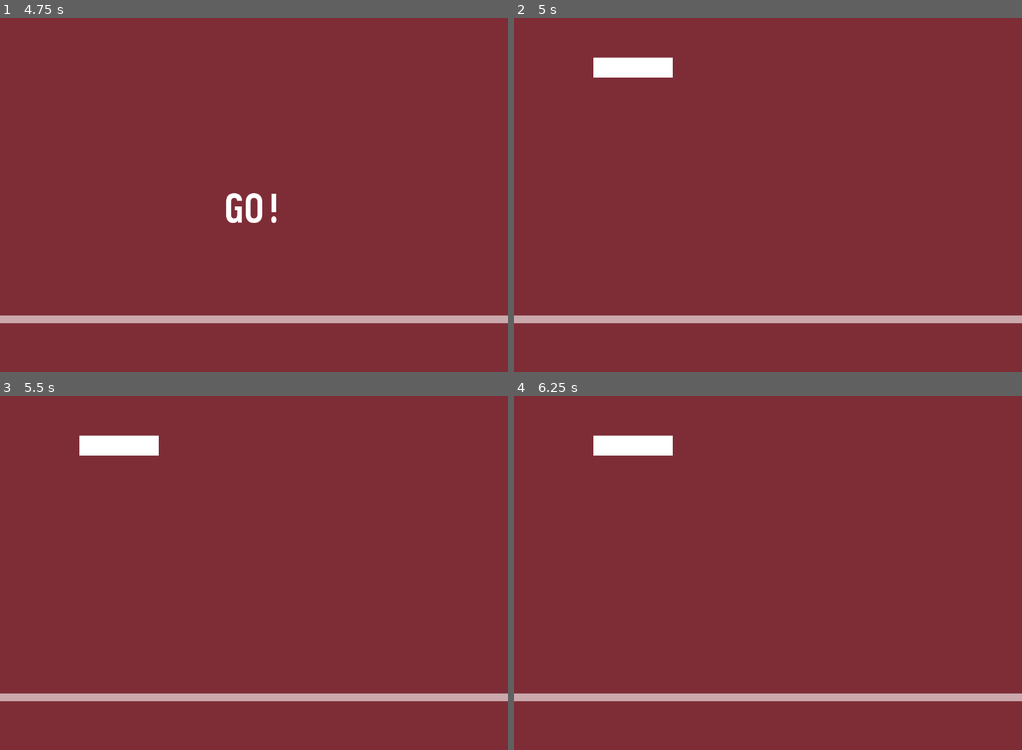
Above: before the commit, frames 1-4 (two rows, left to right).
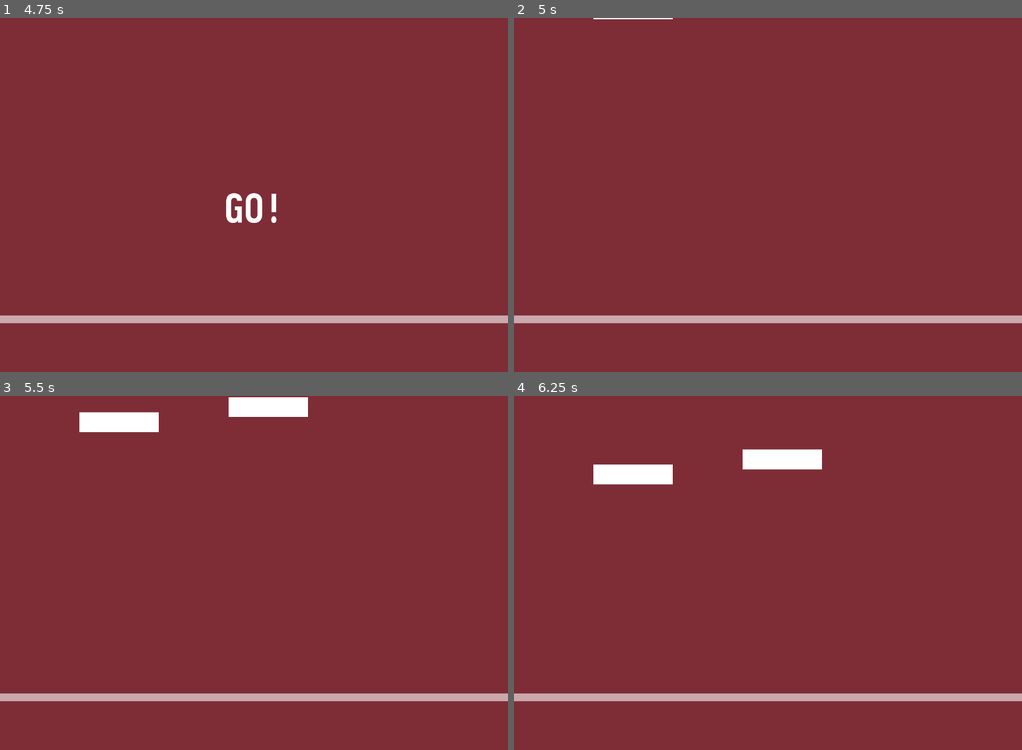
Above: after the commit, the same moments.

Repository: codemonsters/re-play
Game: Godot game, scene res://Main.tscn
Two runs of this game, one before a commit and one after it. Both use one fixed random seed, a clock stepped at 60 frames per second and the inputs below.
Inputs:
- Up to frame 1 (4.75 s): tap Enter at 0.5, 2.75, 4.25 s; tap Space at 1.25, 3.5 s
- Up to frame 2 (5 s): no input
- Up to frame 3 (5.5 s): no input
- Up to frame 4 (6.25 s): no input

Frame 1 is identical in both runs. In frame 2, 1.0% of the frame differs, in the area x 15-32%, y 0-17%; in frame 3, 2.7%; in frame 4, 2.7%, in the area x 15-61%, y 11-26%.

Commit message:
meh

Diff:
--- a/src/minigames/rythm/Main.gd
+++ b/src/minigames/rythm/Main.gd
@@ -4,20 +4,21 @@
 var current_countdown = 4
 var game_started = false
 
-var counter = 0 # Dentro de la lista notes_queue, que elemento coger despues
+# Constante velocidad (nº de ticks para bajar las piezas)
+const speed_ticks = 20
+
+var counter = 0 # Dentro de la lista notes_queue, qué elemento coger despues
 var left = 0 # Cuantos ticks quedan antes pasar al siguiente elemento de la lista notes_queue
 
+# Lo mismo, pero unos pocos ticks adelantado para colocar las piezas fuera de la pantalla
+var counter_pieces = speed_ticks - 1
+var left_pieces = 0
+
 var notes_queue = [] # Array de notas a tocar durante la partida
-# El formato del array anterior es el siguiente:
+# El formato de cada uno de los elementos del array anterior es el siguiente:
 #  - Hay dos elementos
 #  - El primero de estos elementos indica el tiempo en ticks que deben durar las notas
 #  - El segundo es un array con los números de las notas a reproducir (números en base a la posición en el array "files" en tonos.json)
-
-var rectangles_queue = []
-# El formato del array anterior es el siguiente (dos elementos):
-#  - El primero de estos elementos indica la altura del rectángulo
-#  - El segundo indica el tiempo en ticks desde el inicio de la partida que deben pasar antes de posicionar el rectángulo a punto de entrar en pantalla
-# NOTA: Los rectángulos tardan 4 ticks en bajar desde que aparece su primer pixel hasta que tienen que sonar
 
 var notes # Referencia para obtener los nombres de los archivos de las notas y los acordes.
 var tempo # Segundos por TICK
@@ -31,11 +32,12 @@
 const bar_height = 20
 const piece_height = 50
 
-# Constante velocidad (nº de ticks para bajar las piezas)
-const speed_ticks = 20
+# FIXME Cambiar por los valores reales de tamaño
+const vheight = 1280
+const vwidth = 960
 
-# DEBUGGING
-var new_rect
+# Array of rects currently on screen.
+const rects = []
 
 var speed
 
@@ -51,13 +53,20 @@
 	randomize()
 	tempo = rand_range(0.2, 0.25)
 	# Nos llevó 25 minutos descubrir esta ecuación. No caigas en el mismo error de tratar de entenderla.
-	speed = (bar_distance + ((piece_height) / 2) - bar_height) / (speed_ticks * tempo)
+	# PD: La barra tiene que empezar en y = -piece_height
+	speed = (bar_distance + (piece_height/2.0) - bar_height) / (speed_ticks * tempo)
 	prepare_queues()
+	new_rect(200, -piece_height)
 
-	#DEBUGGING
-	new_rect = ColorRect.new()
+
+func new_rect(posx, posy=(-piece_height), sizey=50, sizex=200):
+	var new_rect = ColorRect.new()
 	$Background.add_child(new_rect)
-
+	new_rect.rect_position.x = posx
+	new_rect.rect_position.y = posy
+	new_rect.rect_size.x = sizex
+	new_rect.rect_size.y = sizey
+	rects.append(new_rect)
 
 
 func count_down():
@@ -111,13 +120,8 @@
 
 func _process(delta):
 	if game_started:
-		#$Background/ColorRect.rect_position.y = $Background/ColorRect.rect_position.y+speed*delta
-		#new_rect.rect_position.y = new_rect.rect_position.y+speed*delta
-		new_rect.rect_size.x = 200
-		new_rect.rect_size.y = 50
-		new_rect.rect_position.x = 200
-		new_rect.rect_position.y = 100
-
+		for rect in rects:
+			rect.rect_position.y = rect.rect_position.y + speed * delta
 
 func time_tick():
 	if current_countdown != 5:
@@ -125,6 +129,7 @@
 	else:
 		play_drum()
 		handle_notes()
+		handle_pieces()
 
 func handle_notes():
 	if left == 0:
@@ -143,6 +148,23 @@
 			play_piano(x)
 	else:
 		left -= 1
+
+func handle_pieces():
+	if left_pieces == 0:
+		if counter_pieces >= notes_queue.size():
+			return
+
+		var _queue_element = notes_queue[counter_pieces]
+		counter_pieces += 1
+
+		left_pieces = _queue_element[0]
+		var _notes = _queue_element[1]
+
+		for x in _notes:
+			new_rect((vwidth / 5.0) * (int(x) % 4))
+	else:
+		left -= 1
+
 
 func prepare_queues():
 	var previous_note = 2
@@ -164,29 +186,3 @@
 				notes_queue.append([time, _notes])
 				if _notes.size() > 0:
 					previous_note = _notes[0]
-	#print(notes_queue)
-
-# FIXME: EN LA VERSION FINAL QUITAR LO SIGUIENTE. DE MOMENTO LO DEJAMOS POR SI ACASO PASA ALGO... 😜
-func prepare_queues_old():
-	for chord_num in range(10):
-		randomize()
-		var chord = notes["chords"][randi() % notes["chords"].size()]
-		for beat_num in range(2):
-			randomize()
-			var various_notes = true if randi() % 2 else false
-			var time = 2 if various_notes else 1
-			for note_num in range(time):
-				randomize()
-				var _notes = []
-				var _simultaneous_rand = randi() % 9
-				var _simultaneous_notes = 1
-				if _simultaneous_rand < 2:
-					_simultaneous_notes = 3
-				elif _simultaneous_rand < 4:
-					_simultaneous_notes = 2
-				for simultaneous_num in range(_simultaneous_notes):
-					randomize()
-					var _note = chord[randi() % chord.size()]
-					if !_notes.has(_note):
-						_notes.append(_note)
-				notes_queue.append([time, _notes])
Not shown, changed: src/minigames/rythm/assets/intro.ogg.import
Not shown, changed: src/minigames/rythm/assets/kick.ogg.import
Not shown, changed: src/minigames/rythm/assets/kick.wav.import
Not shown, changed: src/minigames/rythm/assets/ogg notes/a-4.ogg.import
Not shown, changed: src/minigames/rythm/assets/ogg notes/a3.ogg.import
Not shown, changed: src/minigames/rythm/assets/ogg notes/a4.ogg.import
Not shown, changed: src/minigames/rythm/assets/ogg notes/b3.ogg.import
Not shown, changed: src/minigames/rythm/assets/ogg notes/d-4.ogg.import
Not shown, changed: src/minigames/rythm/assets/ogg notes/d4.ogg.import
Not shown, changed: src/minigames/rythm/assets/ogg notes/e4.ogg.import
Not shown, changed: src/minigames/rythm/assets/ogg notes/g-4.ogg.import
Not shown, changed: src/minigames/rythm/assets/percusion.wav.import
(and 2 more such lines)
